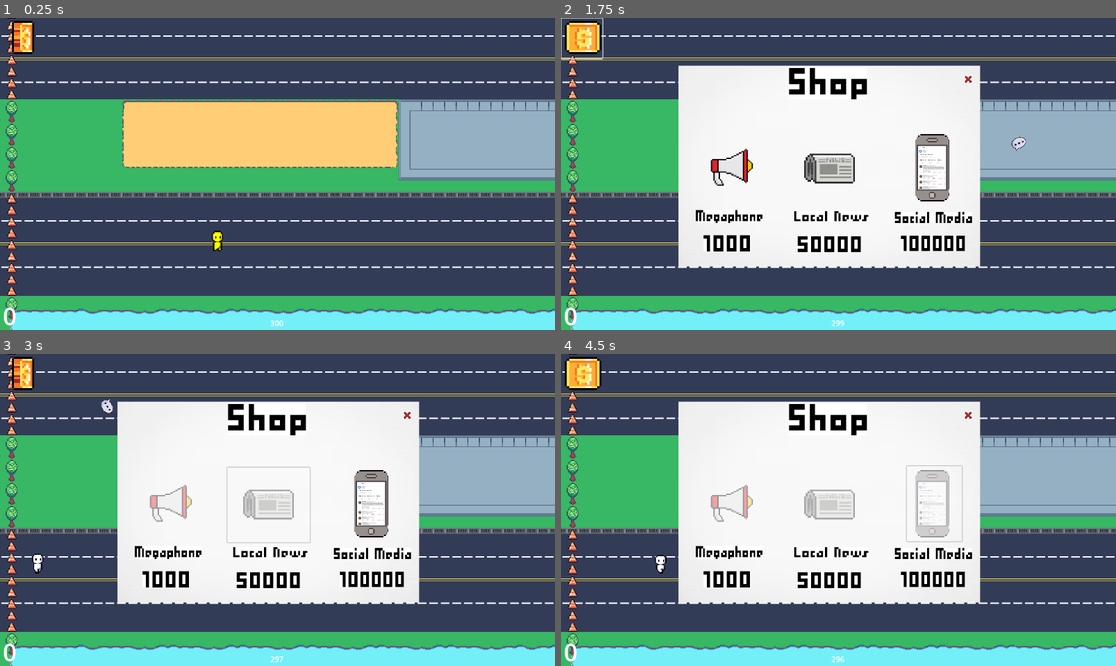
Above: before the commit, frames 1-4 (two rows, left to right).
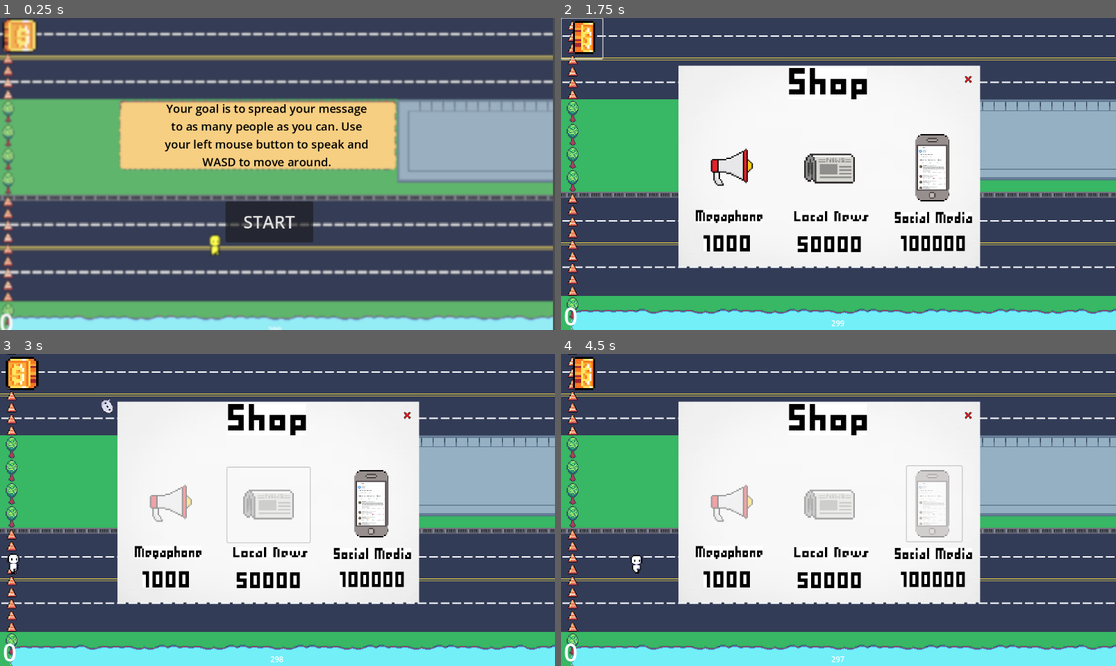
Above: after the commit, the same moments.

Repository: eliseokeefe/GameDevFinal
Game: Godot game, scene res://start.tscn
Two runs of this game, one before a commit and one after it. Both use one fixed random seed, a clock stepped at 60 frames per second and the inputs below. Before the commit the project starts from res://main.tscn.
Inputs (mouse positions are in pixels of both pictures, inside the frame that each line leads up to):
- Up to frame 1 (0.25 s): no input
- Up to frame 2 (1.75 s): click (832, 220) at 0.5 s, where only the run after the commit has a clickable "START"; click (583, 39) at 1.25 s
- Up to frame 3 (3 s): click (172, 503) at 2 s; click (266, 503) at 2.75 s
- Up to frame 4 (4.5 s): click (932, 503) at 3.5 s; move the mouse to (960, 494) at 4.27 s; hold D (right) from 4.28 s (still down); click (960, 494) at 4.35 s

The runs differ from the first frame. In frame 1, 42% of the frame differs, in the area x 0-100%, y 0-100%; in frame 2, 0.6%; in frame 3, 0.7%; in frame 4, 0.7%.

Commit message:
start screen
you need to change the code you are running to start and it will open main method for you

Diff:
--- /dev/null
+++ b/Start.gd
@@ -0,0 +1,5 @@
+extends Control
+
+func _on_button_pressed():
+	get_tree().change_scene_to_file("res://main.tscn")
+	pass # Replace with function body.
--- a/project.godot
+++ b/project.godot
@@ -11,7 +11,7 @@
 [application]
 
 config/name="GameDevFinal"
-run/main_scene="res://main.tscn"
+run/main_scene="res://start.tscn"
 config/features=PackedStringArray("4.2", "Forward Plus")
 config/icon="res://icon.svg"
 
--- /dev/null
+++ b/start.tscn
@@ -0,0 +1,51 @@
+[gd_scene load_steps=4 format=3 uid="uid://bofqvgiranpac"]
+
+[ext_resource type="Script" path="res://Start.gd" id="1_jyfeq"]
+[ext_resource type="Texture2D" uid="uid://c7i1m4025n0ga" path="res://Screenshot 2024-06-06 at 4.39.24 PM.png" id="2_gmaxi"]
+
+[sub_resource type="LabelSettings" id="LabelSettings_h671r"]
+font_size = 24
+font_color = Color(0, 0, 0, 1)
+
+[node name="Start" type="Control"]
+layout_mode = 3
+anchors_preset = 15
+anchor_right = 1.0
+anchor_bottom = 1.0
+grow_horizontal = 2
+grow_vertical = 2
+script = ExtResource("1_jyfeq")
+
+[node name="Button" type="Button" parent="."]
+layout_mode = 1
+anchors_preset = -1
+anchor_left = 0.406
+anchor_top = 0.61
+anchor_right = 0.564
+anchor_bottom = 0.719
+offset_left = 0.287979
+offset_top = -14.28
+offset_right = 0.271988
+offset_bottom = 0.0879731
+theme_override_font_sizes/font_size = 36
+text = "START"
+
+[node name="Label" type="Label" parent="."]
+layout_mode = 0
+offset_left = 336.0
+offset_top = 171.0
+offset_right = 771.0
+offset_bottom = 316.0
+text = "Your goal is to spread your message to as many people as you can. Use your left mouse button to speak and WASD to move around."
+label_settings = SubResource("LabelSettings_h671r")
+horizontal_alignment = 1
+vertical_alignment = 1
+autowrap_mode = 2
+
+[node name="Screenshot2024-06-06At4_39_24 pm" type="Sprite2D" parent="."]
+z_index = -1
+position = Vector2(573.5, 323.5)
+scale = Vector2(1.00437, 1.03016)
+texture = ExtResource("2_gmaxi")
+
+[connection signal="pressed" from="Button" to="." method="_on_button_pressed"]
Binary file added: Screenshot 2024-06-06 at 4.39.24 PM.png
Not shown, added: Screenshot 2024-06-06 at 4.39.24 PM.png.import
